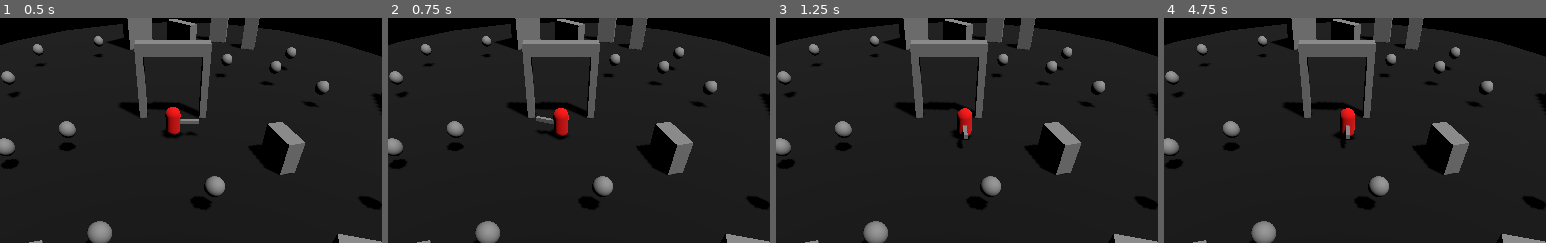
Above: before the commit, frames 1-4 (left to right).
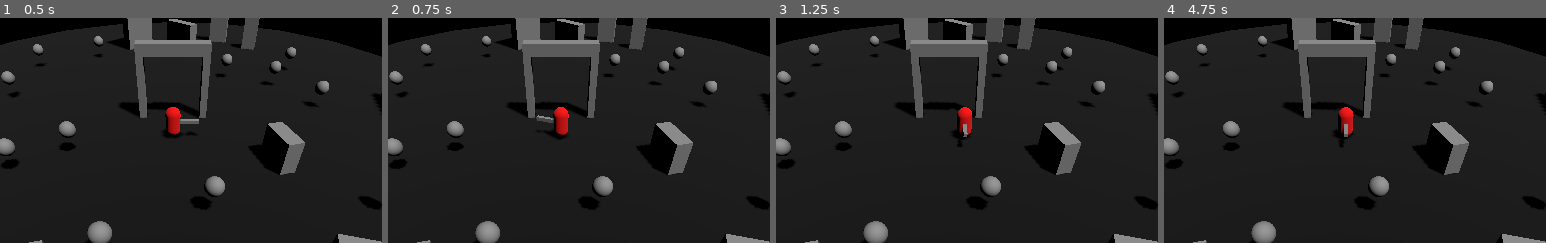
Above: after the commit, the same moments.

Repository: ralabate/salamander-sorcerer-remake
Game: Godot game, scene res://main.tscn
The game is run twice, just before and just after one commit, with the same random seed, the same clock (stepped at 60 frames per second) and the same inputs.
Inputs:
- Up to frame 1 (0.5 s): no input
- Up to frame 2 (0.75 s): tap Enter (ui_accept) at 0.5 s; hold Right (ui_right) from 0.53 s (still down)
- Up to frame 3 (1.25 s): keep holding Right (ui_right); tap Enter (ui_accept) at 0.77 s
- Up to frame 4 (4.75 s): release Right (ui_right) at 1.28 s; hold Down (ui_down) 1.28-2.03 s; tap Enter (ui_accept) at 1.52, 2, 3.02, 3.5, 3.77, 4.52 s; hold Right (ui_right) 2.03-2.78 s; hold Up (ui_up) 2.78-3.53 s; hold Left (ui_left) from 3.53 s (still down)
The pictures show only the part of the screen within x 27-77%, y 6-56%; the shares and areas given below are measured in that part.

Frame 1 is identical in both runs. In frame 2, less than 0.1% of the frame differs, in the area x 38-48%, y 39-53%; in frame 3, less than 0.1%; in frame 4, 0.3%, in the area x 44-50%, y 39-58%.

Commit message:
lower the pushback value

Diff:
--- a/salamander/player.tscn
+++ b/salamander/player.tscn
@@ -80,6 +80,7 @@
 
 [node name="Player" type="CharacterBody3D"]
 script = ExtResource("1_4flbx")
+push_back = 0.25
 
 [node name="CollisionShape3D" type="CollisionShape3D" parent="."]
 transform = Transform3D(1, 0, 0, 0, 1, 0, 0, 0, 1, 0, 1, 0)
